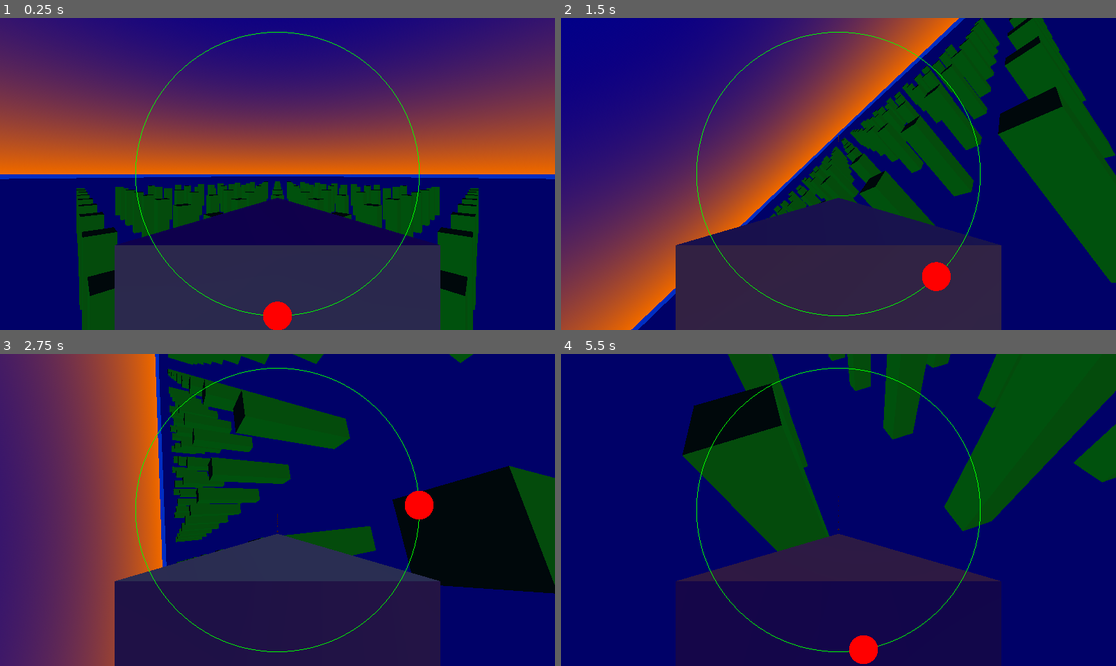
Above: before the commit, frames 1-4 (two rows, left to right).
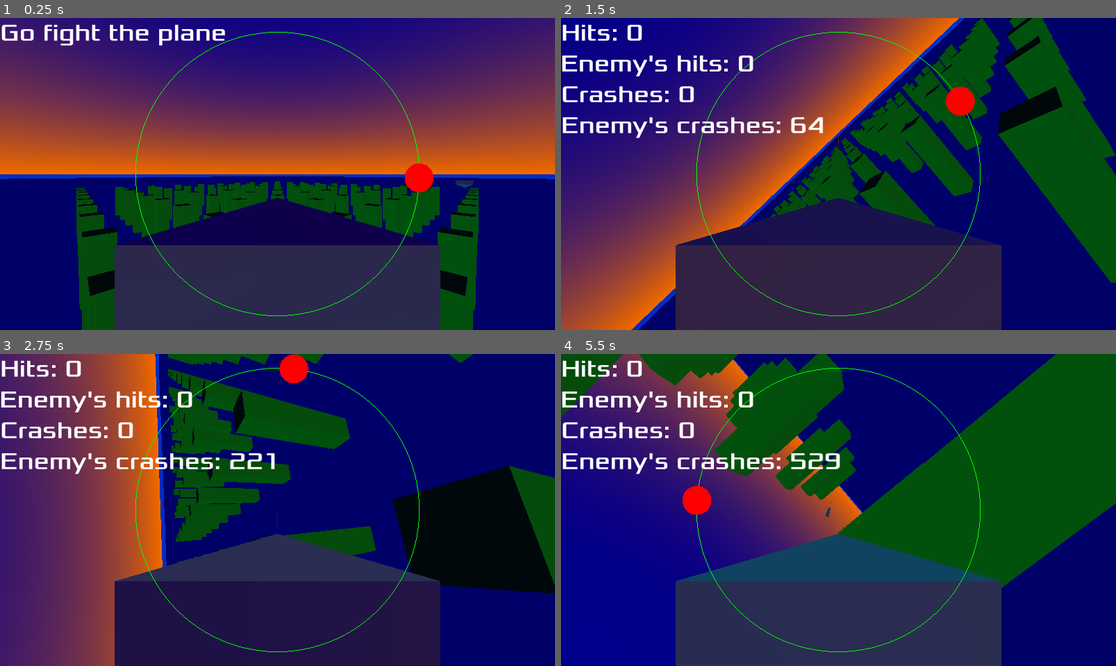
Above: after the commit, the same moments.

Repository: lookbehindyounow/shape_squadron
Game: Godot game, scene res://main.tscn
Two runs of this game, one before a commit and one after it. Both use one fixed random seed, a clock stepped at 60 frames per second and the inputs below.
Inputs:
- Up to frame 1 (0.25 s): no input
- Up to frame 2 (1.5 s): hold D (roll_right) 0.53-1.28 s; hold , (shoot) 0.53-1.28 s; tap C (switch_camera, bound only after the commit) at 0.8, 1.35 s; hold W (pitch_down, bound only after the commit) from 1.28 s (still down)
- Up to frame 3 (2.75 s): tap V at 1.55, 2.1 s; release W (pitch_down, bound only after the commit) at 2.03 s; hold D (roll_right) from 2.03 s (still down); hold , (shoot) from 2.03 s (still down)
- Up to frame 4 (5.5 s): release D (roll_right) at 2.78 s; release , (shoot) at 2.78 s; hold Space (accelerate) 2.78-3.53 s; tap , (shoot) at 2.85, 4.55 s; tap C (switch_camera, bound only after the commit) at 3.05, 3.6, 5.3 s; hold A (roll_left) 3.53-5.03 s; tap V at 3.8, 4.35 s; hold W (pitch_down, bound only after the commit) from 5.03 s (still down); hold , (shoot) from 5.03 s (still down)

The runs differ from the first frame. In frame 1, 1.7% of the frame differs, in the area x 0-86%, y 2-100%; in frame 2, 3.3%; in frame 3, 3.4%; in frame 4, 71%, in the area x 0-100%, y 0-100%.

Commit message:
the enemy can now see, follow & shoot you (he tries to ram you a lot)

Diff:
--- a/Enemy.gd
+++ b/Enemy.gd
@@ -1,48 +1,89 @@
 extends CharacterBody3D
 const acceleration=2
 const top_speed=10
-var speed=0
+var speed=10
 var bullet_scene=preload("res://bullet.tscn")
+var chillin=false # could maybe turn into state:enum
+var player_o_clock=0
+var hits_taken=0
+var crashes=0
+signal hit
 
-var accelerating=false
-var decelerating=false
-var rolling_left=false
-var rolling_right=false
-var pitching_up=false
-var pitching_down=false
-var shooting=false
+func _unhandled_input(event):
+	if event.keycode==KEY_V && event.pressed:
+		chillin=not chillin
 
 func _physics_process(delta):
-	var player_pos=get_node("root/Main/Player").position
-	var player_direction=player_pos-position
+	var accelerating=false
+	var decelerating=false
+	var rolling_left=false
+	var rolling_right=false
+	var pitching_up=false
+	var pitching_down=false
+	var shooting=false
+
+	# same calculation below as in UI.gd finding enemies & marking them on the HUD
+	var player_pos=get_node("/root/Main/Player").position
 	var tracker_plane=Plane(position,position+transform.basis.z,player_pos)
-	var HUD_angle=acos(tracker_plane.normal.dot(transform.basis.y))
+	player_o_clock=tracker_plane.normal.signed_angle_to(transform.basis.x,-transform.basis.z)
 
-	if accelerating:
-		speed+=acceleration*delta
-		if speed>top_speed:
-			speed=top_speed
-	if decelerating:
-		speed-=acceleration*delta
-		if speed<-top_speed:
-			speed=-top_speed
-	if rolling_left:
-		transform.basis=transform.basis.rotated(transform.basis.z,-delta)
-	if rolling_right:
-		transform.basis=transform.basis.rotated(transform.basis.z,delta)
-	if pitching_up:
-		transform.basis=transform.basis.rotated(transform.basis.x,delta)
-	if pitching_down:
-		transform.basis=transform.basis.rotated(transform.basis.x,-delta)
+	if (player_pos-position).normalized().dot(transform.basis.z)>0.966: # player almost directly infront (0.966=cos(15deg), 15deg angle to forward is 30deg cone of violence)
+		shooting=true
+#	if randf()<0.1*delta:
+#		chillin=not(chillin)
+	if not chillin:
+		# could maybe reduce code here by using positive/negative dot products (against all transform basis axes) to figure out which way to go
+		# but could also make enemy pitch & roll amount depend on player o'clock angle for smoothness, would be like analogue controls for player
+		if abs(player_o_clock)>PI/20 && abs(player_o_clock)<0.95*PI: # if player not at top or bottom centre of clock face
+			if abs(player_o_clock)<2*PI/3: # player in top 2/3 of clock face
+				if player_o_clock>0:# top-right
+					rolling_right=true
+				else: # top-left
+					rolling_left=true
+			elif abs(player_o_clock)>=2*PI/3: # player in bottom 1/3 of clock face
+				if player_o_clock>0: # bottom-right
+					rolling_left=true
+				else: # bottom-left
+					rolling_right=true
+
+		if abs(player_o_clock)<0.4*PI || abs(player_o_clock)>0.6*PI: # if player in top 2/5 or bottom 2/5 of clock face
+			if (player_pos-position).normalized().dot(transform.basis.y)>0: # player above
+				pitching_up=true
+			else: # player below
+				pitching_down=true
+
+		if accelerating:
+			speed+=acceleration*delta
+			if speed>top_speed:
+				speed=top_speed
+		if decelerating:
+			speed-=acceleration*delta
+			if speed<-top_speed:
+				speed=-top_speed
+		if rolling_left:
+			transform.basis=transform.basis.rotated(transform.basis.z,-delta)
+		if rolling_right:
+			transform.basis=transform.basis.rotated(transform.basis.z,delta)
+		if pitching_up:
+			transform.basis=transform.basis.rotated(transform.basis.x,-delta)
+		if pitching_down:
+			transform.basis=transform.basis.rotated(transform.basis.x,delta)
 	velocity=transform.basis.z*speed
 	move_and_slide()
 
-	if shooting:
+	if shooting && not Time.get_ticks_msec()%100:
 		shoot()
+
+	for i in range(get_slide_collision_count()):
+		if get_slide_collision(i).get_collider().is_in_group("bullets"):
+			hits_taken+=1
+		else:
+			crashes+=1
+		hit.emit()
 
 func shoot():
 	var bullet=bullet_scene.instantiate()
 	bullet.global_transform=self.global_transform
 	bullet.position+=self.transform.basis.z
-	bullet.linear_velocity=transform.basis.z*50
-	get_node("root/Main").add_child(bullet)
+	bullet.linear_velocity=transform.basis.z*25
+	get_node("/root/Main").add_child(bullet)
--- a/Player.gd
+++ b/Player.gd
@@ -3,6 +3,9 @@
 const top_speed=10
 var speed=0
 var bullet_scene=preload("res://bullet.tscn")
+var hits_taken=0
+var crashes=0
+signal hit
 
 func _physics_process(delta):
 	if Input.is_action_pressed("accelerate"):
@@ -18,18 +21,25 @@
 	if Input.is_action_pressed("roll_right"):
 		transform.basis=transform.basis.rotated(transform.basis.z,delta)
 	if Input.is_action_pressed("pitch_up"):
+		transform.basis=transform.basis.rotated(transform.basis.x,-delta)
+	if Input.is_action_pressed("pitch_down"):
 		transform.basis=transform.basis.rotated(transform.basis.x,delta)
-	if Input.is_action_pressed("pitch_down"):
-		transform.basis=transform.basis.rotated(transform.basis.x,-delta)
 	velocity=transform.basis.z*speed
 	move_and_slide()
 
-	if Input.is_action_pressed("shoot"):
+	if Input.is_action_pressed("shoot") && Time.get_ticks_msec()%100:
 		shoot()
+
+	for i in range(get_slide_collision_count()):
+		if get_slide_collision(i).get_collider().is_in_group("bullets"):
+			hits_taken+=1
+		else:
+			crashes+=1
+		hit.emit()
 
 func shoot():
 	var bullet=bullet_scene.instantiate()
 	bullet.global_transform=self.global_transform
 	bullet.position+=self.transform.basis.z
-	bullet.linear_velocity=transform.basis.z*50
-	get_parent().add_child(bullet)
+	bullet.linear_velocity=transform.basis.z*25
+	get_node("/root/Main").add_child(bullet)
--- a/UI.gd
+++ b/UI.gd
@@ -2,6 +2,7 @@
 var screen_dimensions
 var enemy_icon_scene=preload("res://enemy_icon.tscn")
 var testing_enemy_icon
+var enemy_camera=false
 
 func _draw():
 	draw_arc(screen_dimensions/2,screen_dimensions.y/2.2,0,TAU,100,Color("#0f0"),-1)
@@ -12,10 +13,22 @@
 	add_child(testing_enemy_icon)
 
 func _process(delta):
-	var player=get_node("/root/Main/Player")
-	var target=Vector3.ZERO
-	# To show enemies on the HUD, we want the angle from the 2d HUD's upward vector to the enemy's direction vector coming out perpendicularly from player's forward axis
-	var tracker_plane=Plane(player.position,player.position+player.transform.basis.z,target) # get plane of: player pos, just ahead of player pos relative to player, enemy pos; this plane will always include player's forward vector
-	var HUD_angle=tracker_plane.normal.signed_angle_to(player.transform.basis.x,-player.transform.basis.z) # angle between said plane & player's left/right splitting plane (the angle we need) = angle between said plane's normal & player's leftward vector
+	var HUD_angle
+	if enemy_camera:
+		HUD_angle=get_node("/root/Main/Enemy").player_o_clock
+	else:
+		var player=get_node("/root/Main/Player")
+		var target=get_node("/root/Main/Enemy")
+		# To show enemies on the HUD, we want the angle from the 2d HUD's upward vector to the enemy's direction vector coming out perpendicularly from player's forward axis
+		var tracker_plane=Plane(player.position,player.position+player.transform.basis.z,target.position) # get plane of: player pos, just ahead of player pos relative to player, enemy pos; this plane will always include player's forward vector
+		HUD_angle=tracker_plane.normal.signed_angle_to(player.transform.basis.x,-player.transform.basis.z) # angle between said plane & player's left/right splitting plane (the angle we need) = angle between said plane's normal & player's leftward vector
 
-	testing_enemy_icon.position=Vector2(screen_dimensions/2)+screen_dimensions.y/2.2*Vector2.UP.rotated(HUD_angle)
+	testing_enemy_icon.position=Vector2(screen_dimensions/2)+((screen_dimensions.y/2.2)*Vector2.UP.rotated(HUD_angle))
+
+func _unhandled_input(event):
+	if InputMap.event_is_action(event,"switch_camera") && event.pressed:
+		enemy_camera=not enemy_camera
+
+func _on_hit():
+	$ScoreLabel.text="Hits: %d\nEnemy's hits: %d\nCrashes: %d\nEnemy's crashes: %d" %[get_node("/root/Main/Enemy").hits_taken,
+	get_node("/root/Main/Player").hits_taken,get_node("/root/Main/Player").crashes,get_node("/root/Main/Enemy").crashes]
--- a/bullet.tscn
+++ b/bullet.tscn
@@ -12,7 +12,7 @@
 height = 0.05
 radius = 0.01
 
-[node name="RigidBody3D" type="RigidBody3D"]
+[node name="Bullet" type="RigidBody3D" groups=["bullets"]]
 collision_layer = 4
 collision_mask = 0
 gravity_scale = 0.0
--- a/enemy.tscn
+++ b/enemy.tscn
@@ -10,7 +10,8 @@
 
 [node name="Enemy" type="CharacterBody3D"]
 rotation_order = 4
-collision_mask = 14
+collision_layer = 2
+collision_mask = 15
 script = ExtResource("1_jpjpq")
 
 [node name="CollisionShape3D" type="CollisionShape3D" parent="."]
@@ -19,3 +20,6 @@
 [node name="PlaceholderBody" type="MeshInstance3D" parent="."]
 transform = Transform3D(1, 0, 0, 0, -4.37114e-08, -1, 0, 1, -4.37114e-08, 0, 0, 0)
 mesh = SubResource("PrismMesh_mr05l")
+
+[node name="Camera3D" type="Camera3D" parent="."]
+transform = Transform3D(-1, 0, -8.74228e-08, 0, 1, 0, 8.74228e-08, 0, -1, 0, 0.3, -1)
--- /dev/null
+++ b/main.gd
@@ -0,0 +1,8 @@
+extends Node
+
+func _ready():
+	$Player/Camera3D.current==true
+
+func _unhandled_input(event):
+	if InputMap.event_is_action(event,"switch_camera") && event.pressed:
+		$Player/Camera3D.current=$Enemy/Camera3D.current
--- a/main.tscn
+++ b/main.tscn
@@ -1,9 +1,12 @@
-[gd_scene load_steps=12 format=3 uid="uid://bk76cujr3ye4k"]
+[gd_scene load_steps=15 format=3 uid="uid://bk76cujr3ye4k"]
 
+[ext_resource type="Script" path="res://main.gd" id="1_6rvo3"]
 [ext_resource type="PackedScene" uid="uid://c5wlatravmab7" path="res://player.tscn" id="1_uil6o"]
 [ext_resource type="Environment" uid="uid://ln4cxp42sp5m" path="res://environment.tres" id="3_cymjq"]
 [ext_resource type="Script" path="res://PlaceholderObstacles.gd" id="3_o86si"]
 [ext_resource type="Script" path="res://UI.gd" id="4_41i2s"]
+[ext_resource type="PackedScene" uid="uid://beb8a4ck3g5hf" path="res://enemy.tscn" id="5_4qii8"]
+[ext_resource type="FontFile" uid="uid://chu7cr3o6gib4" path="res://Xolonium-Regular.ttf" id="6_88733"]
 
 [sub_resource type="WorldBoundaryShape3D" id="WorldBoundaryShape3D_qjwdv"]
 
@@ -26,6 +29,7 @@
 mesh = SubResource("BoxMesh_0fpgg")
 
 [node name="Main" type="Node"]
+script = ExtResource("1_6rvo3")
 
 [node name="Player" parent="." instance=ExtResource("1_uil6o")]
 transform = Transform3D(0.707107, 0, 0.707107, 0, 1, 0, -0.707107, 0, 0.707107, 0, 7, 0)
@@ -56,7 +60,23 @@
 
 [node name="UI" type="Control" parent="."]
 layout_mode = 3
-anchors_preset = 0
+anchors_preset = 15
+anchor_right = 1.0
+anchor_bottom = 1.0
+grow_horizontal = 2
+grow_vertical = 2
+script = ExtResource("4_41i2s")
+
+[node name="ScoreLabel" type="Label" parent="UI"]
+layout_mode = 0
 offset_right = 40.0
-offset_bottom = 40.0
-script = ExtResource("4_41i2s")
+offset_bottom = 23.0
+theme_override_fonts/font = ExtResource("6_88733")
+theme_override_font_sizes/font_size = 50
+text = "Go fight the plane"
+
+[node name="Enemy" parent="." instance=ExtResource("5_4qii8")]
+transform = Transform3D(1, 0, 0, 0, 1, 0, 0, 0, 1, 0, 7, 14)
+
+[connection signal="hit" from="Player" to="UI" method="_on_hit"]
+[connection signal="hit" from="Enemy" to="UI" method="_on_hit"]
--- a/player.tscn
+++ b/player.tscn
@@ -10,7 +10,7 @@
 
 [node name="Player" type="CharacterBody3D"]
 rotation_order = 4
-collision_mask = 14
+collision_mask = 15
 script = ExtResource("1_04am3")
 
 [node name="CollisionShape3D" type="CollisionShape3D" parent="."]
--- a/project.godot
+++ b/project.godot
@@ -34,12 +34,12 @@
 }
 pitch_up={
 "deadzone": 0.5,
-"events": [Object(InputEventKey,"resource_local_to_scene":false,"resource_name":"","device":-1,"window_id":0,"alt_pressed":false,"shift_pressed":false,"ctrl_pressed":false,"meta_pressed":false,"pressed":false,"keycode":0,"physical_keycode":87,"key_label":0,"unicode":119,"echo":false,"script":null)
+"events": [Object(InputEventKey,"resource_local_to_scene":false,"resource_name":"","device":-1,"window_id":0,"alt_pressed":false,"shift_pressed":false,"ctrl_pressed":false,"meta_pressed":false,"pressed":false,"keycode":0,"physical_keycode":83,"key_label":0,"unicode":115,"echo":false,"script":null)
 ]
 }
 pitch_down={
 "deadzone": 0.5,
-"events": [Object(InputEventKey,"resource_local_to_scene":false,"resource_name":"","device":-1,"window_id":0,"alt_pressed":false,"shift_pressed":false,"ctrl_pressed":false,"meta_pressed":false,"pressed":false,"keycode":0,"physical_keycode":83,"key_label":0,"unicode":115,"echo":false,"script":null)
+"events": [Object(InputEventKey,"resource_local_to_scene":false,"resource_name":"","device":-1,"window_id":0,"alt_pressed":false,"shift_pressed":false,"ctrl_pressed":false,"meta_pressed":false,"pressed":false,"keycode":0,"physical_keycode":87,"key_label":0,"unicode":119,"echo":false,"script":null)
 ]
 }
 roll_left={
@@ -57,6 +57,11 @@
 "events": [Object(InputEventKey,"resource_local_to_scene":false,"resource_name":"","device":-1,"window_id":0,"alt_pressed":false,"shift_pressed":false,"ctrl_pressed":false,"meta_pressed":false,"pressed":false,"keycode":0,"physical_keycode":44,"key_label":0,"unicode":44,"echo":false,"script":null)
 ]
 }
+switch_camera={
+"deadzone": 0.5,
+"events": [Object(InputEventKey,"resource_local_to_scene":false,"resource_name":"","device":-1,"window_id":0,"alt_pressed":false,"shift_pressed":false,"ctrl_pressed":false,"meta_pressed":false,"pressed":false,"keycode":0,"physical_keycode":67,"key_label":0,"unicode":99,"echo":false,"script":null)
+]
+}
 
 [layer_names]
 
Binary file added: Xolonium-Regular.ttf
Not shown, added: Xolonium-Regular.ttf.import
